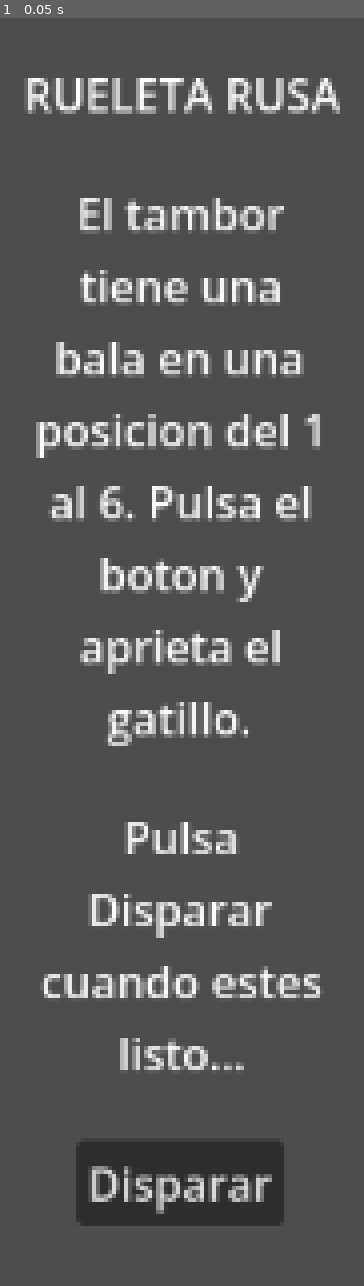
Above: before the commit, frame 1.
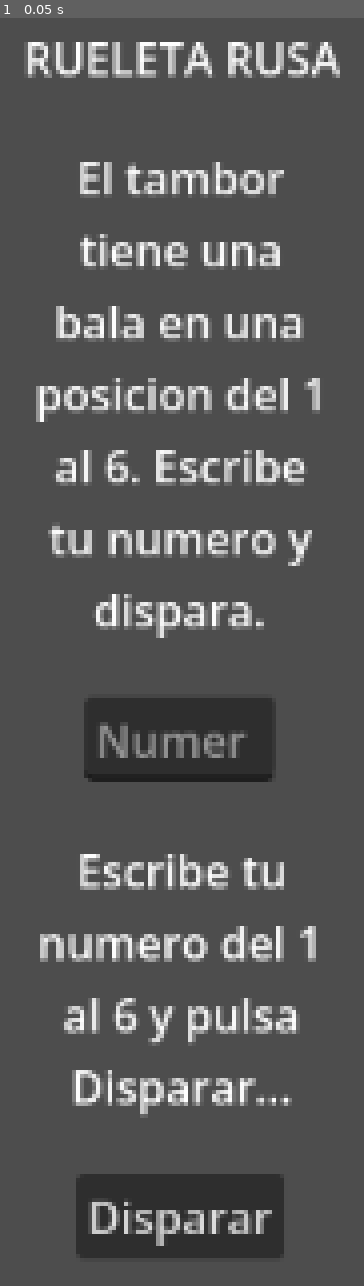
Above: after the commit, the same moment.

Repository: IzanVil/last-click-game
Game: Godot game, scene res://scenes/MainGame.tscn
The game is run twice, just before and just after one commit, with the same random seed, the same clock (stepped at 60 frames per second) and the same inputs.
Inputs:
- Up to frame 1 (0.05 s): no input

The runs differ from the first frame. In frame 1, 28% of the frame differs, in the area x 7-94%, y 1-98%.

Commit message:
Add number input to Godot roulette
- Add a LineEdit field in the scene so the player types a number from 1 to 6
- Update script to read, validate and compare the chosen number with the bullet position
- The player now picks a number, matching the original Python idea

Diff:
--- a/juegos/godot/ruleta-rusa-version-uno/MainGame.gd
+++ b/juegos/godot/ruleta-rusa-version-uno/MainGame.gd
@@ -1,38 +1,35 @@
 extends Control
 
 var posicion_bala : int
-var ronda_actual : int = 1
-
 @onready var etiqueta_resultado : Label = $Centro/Columnas/Resultado
+@onready var entrada_numero : LineEdit = $Centro/Columnas/EntradaNumero
 
 
 func _ready() -> void:
 	randomize()
 	posicion_bala = randi_range(1, 6)
-	etiqueta_resultado.text = "Pulsa Disparar o deja que la suerte decida..."
+	etiqueta_resultado.text = "Escribe tu numero del 1 al 6 y pulsa Disparar..."
+	entrada_numero.clear()
+	entrada_numero.grab_focus()
 	print("\n--- RUELETA RUSA INICIADA ---")
-	print("Bala en posicion ", posicion_bala, ". Pulsa ESPACIO o el boton para disparar.")
+	print("La bala esta en una posicion del 1 al 6. Escribe un numero y dispara.")
+func _process(_delta: float) -> void:
+	if Input.is_action_just_pressed("ui_accept"):
+		_on_disparar_btn_pressed()
 
 
-func _process(_delta: float) -> void:
-	if Input.is_action_just_pressed("ui_accept"):
-		disparar()
 func _on_disparar_btn_pressed() -> void:
-	disparar()
+	var numero : int = entrada_numero.text.to_int()
+	if numero < 1 or numero > 6:
+		etiqueta_resultado.text = "Ese numero no esta en el tambor. Escribe un numero del 1 al 6."
+		return
 
+	if numero == posicion_bala:
+		etiqueta_resultado.text = "BOOM. La bala estaba en " + str(posicion_bala) + ". Acertaste de lleno. Perdiste."
+		print("💥 BOOM. La bala estaba en ", posicion_bala, ". Perdiste.")
+	else:
+		etiqueta_resultado.text = "Click. Solo un cartucho vacio. Sobreviviste a la posicion " + str(numero) + "."
+		print("👉 Click. Sobreviviste a la posicion ", numero, ".")
 
-func disparar() -> void:
-	if ronda_actual == posicion_bala:
-		etiqueta_resultado.text = "BOOM. La bala estaba en " + str(posicion_bala) + ". Perdiste en la ronda " + str(ronda_actual) + ". El tambor gira de nuevo."
-		print("💥 BOOM en la posicion ", posicion_bala, ". Moriste en la ronda ", ronda_actual, ".")
-		ronda_actual = 1
-		_ready()
-	else:
-		etiqueta_resultado.text = "Click. Cartucho vacio. Sobreviviste a la ronda " + str(ronda_actual) + ". Continua."
-		print("👉 Click. Sobrevives a la ronda ", ronda_actual, ".")
-		ronda_actual += 1
-		if ronda_actual > 6:
-			etiqueta_resultado.text = "HAS SOBREVIVIDO TODAS LAS RONDAS. ERES UNA LEYENDA."
-			print("🏆 Sobreviviste las 6 rondas. Eres una leyenda.")
-			ronda_actual = 1
-			_ready()
+	entrada_numero.text = ""
+	entrada_numero.grab_focus()
--- a/juegos/godot/ruleta-rusa-version-uno/scenes/MainGame.tscn
+++ b/juegos/godot/ruleta-rusa-version-uno/scenes/MainGame.tscn
@@ -30,13 +30,19 @@
 
 [node name="Instrucciones" type="Label" parent="Centro/Columnas"]
 layout_mode = 2
-text = "El tambor tiene una bala en una posicion del 1 al 6. Pulsa el boton y aprieta el gatillo."
+text = "El tambor tiene una bala en una posicion del 1 al 6. Escribe tu numero y dispara."
 horizontal_alignment = 1
 autowrap_mode = 2
 
+[node name="EntradaNumero" type="LineEdit" parent="Centro/Columnas"]
+layout_mode = 2
+tooltip_text = "Escribe un numero del 1 al 6"
+placeholder_text = "Numero del 1 al 6"
+size_flags_horizontal = 4
+
 [node name="Resultado" type="Label" parent="Centro/Columnas"]
 layout_mode = 2
-text = "Pulsa Disparar cuando estes listo..."
+text = "Escribe tu numero del 1 al 6 y pulsa Disparar..."
 horizontal_alignment = 1
 autowrap_mode = 3
 
